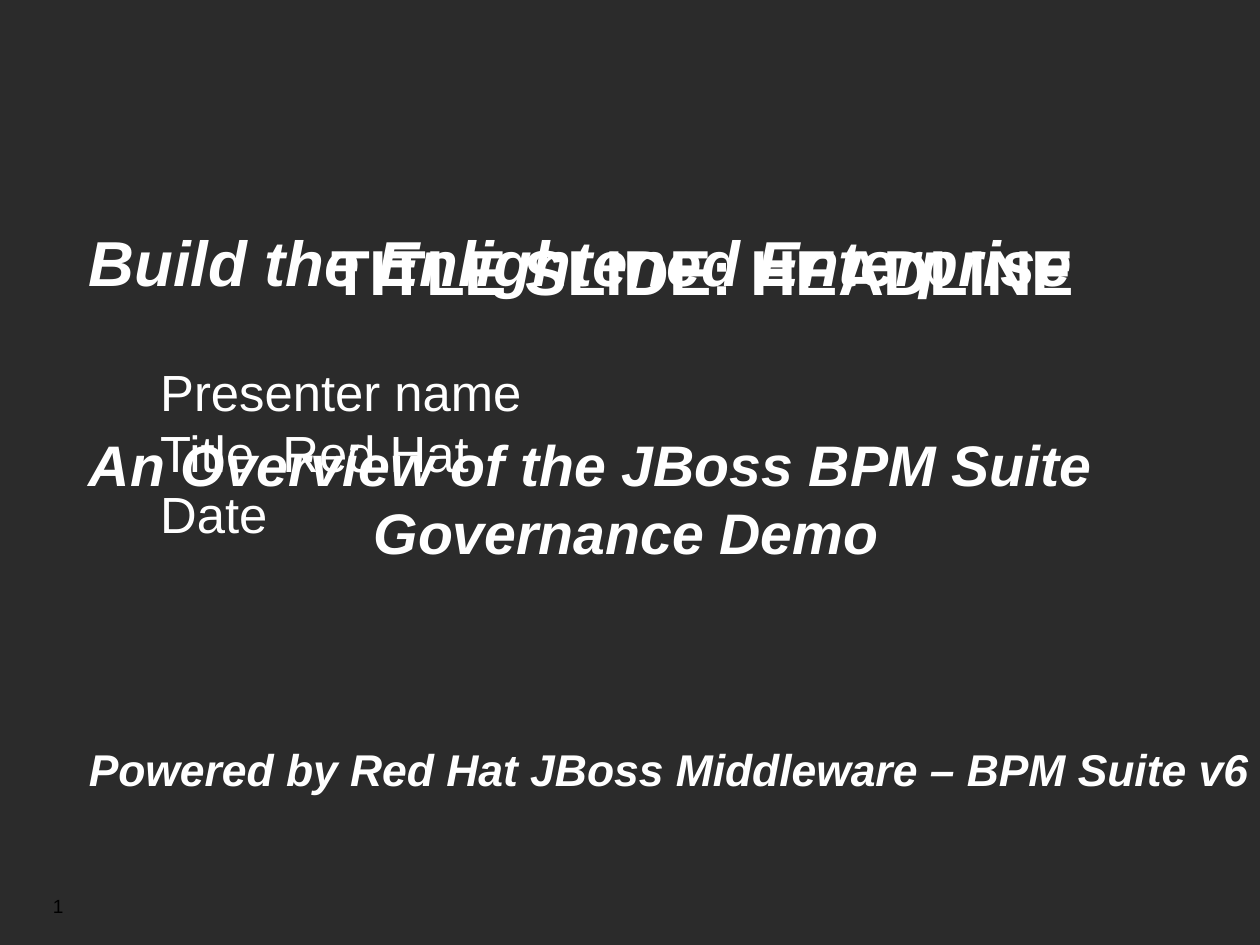
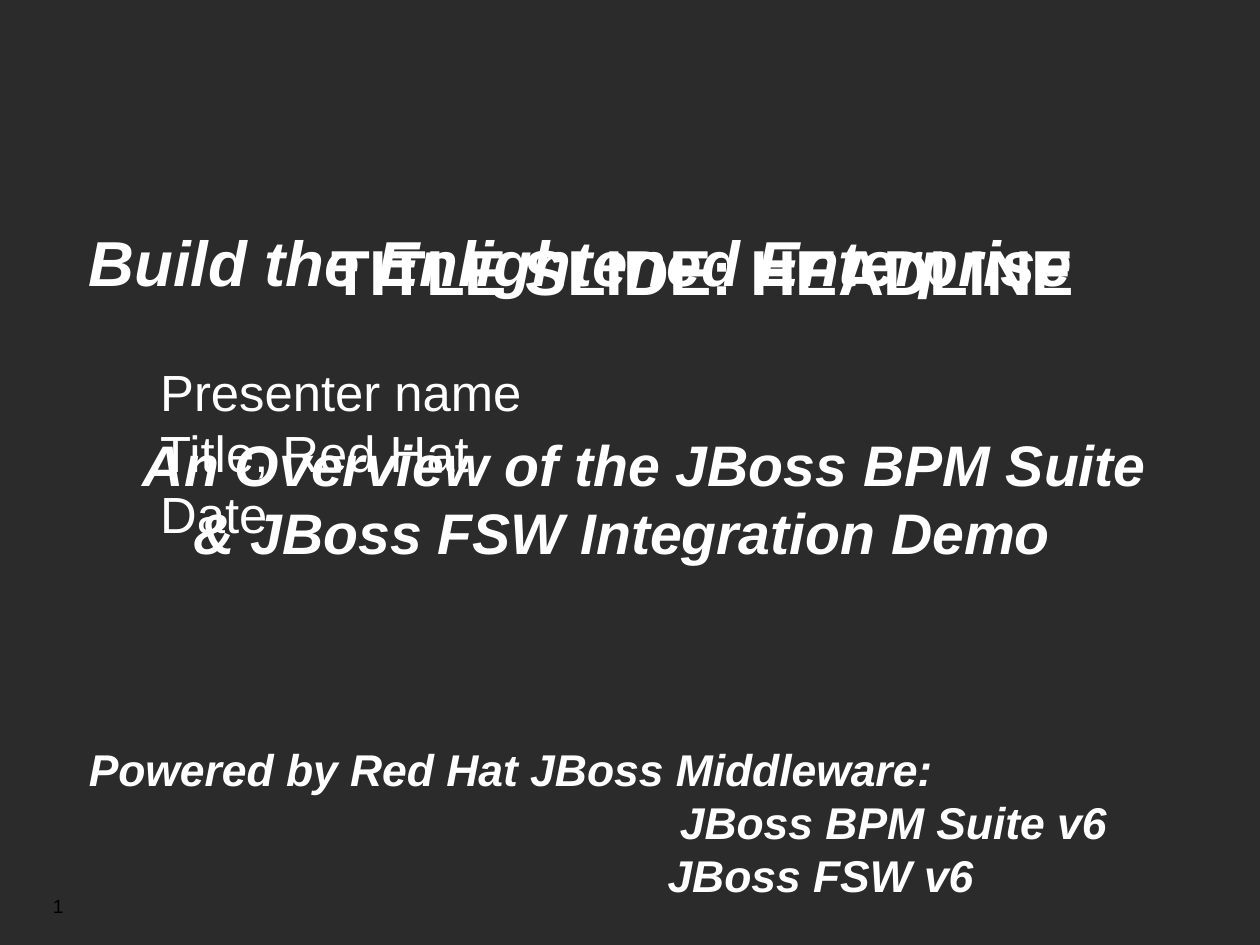
Before and after one commit to jbossdemocentral/bpms-fsw-integration-demo, a slide deck: slide 1 of docs/Demo Overview.odp. Drawn at 1260x945 pixels with LibreOffice and Linux fonts; fonts in the diff are those of the drawing; background and template pictures are left out; a plain dark background stands for a picture behind light text. Boxes give left, top, right and bottom in pixels: in the first picture for what was removed or moved away, otherwise in the second. Text is boxed around its words. In the diff, an @@ line names an element or a change of style, - is before the commit and + after.

```diff
--- a/docs/Demo Overview.odp
+++ b/docs/Demo Overview.odp
@@ text at bbox=[505, 444, 1146, 487]: alignment left to centre @@
@@ text at bbox=[89, 509, 1106, 893]: text changed @@
-Governance Demo
-Powered by Red Hat JBoss Middleware – BPM Suite v6
+& JBoss FSW Integration Demo
+Powered by Red Hat JBoss Middleware:
+JBoss BPM Suite v6
+JBoss FSW v6
```
Also in this commit, not shown: 3 other slides changed, 2 other files.
